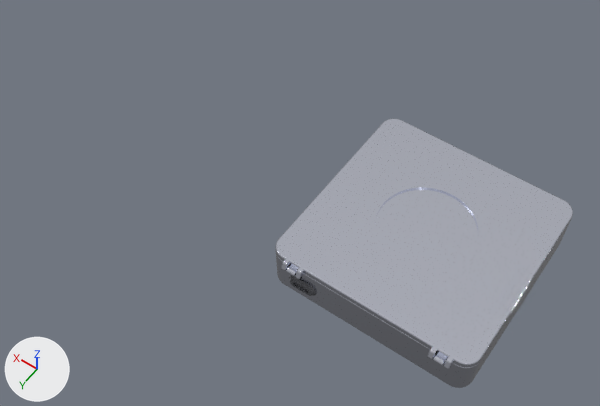
Renders of the glTF model Violin-v1.glb from each side of a commit.
Camera for both pictures: a 50 mm camera at (-0.09, 0.232, 0.352) aimed at (0.066, 0.014, 0.01). Lighting does not change. The marker at lower left points along +X, +Y and +Z. The picture after the commit comes second. Where no turn or scale is listed for an object, it has been applied to the vertices.

Objects in the first picture: 'Square-box_wire-Dw-Cover.005', 'Square-box_wire-Up-Cover.005' and 1 more.
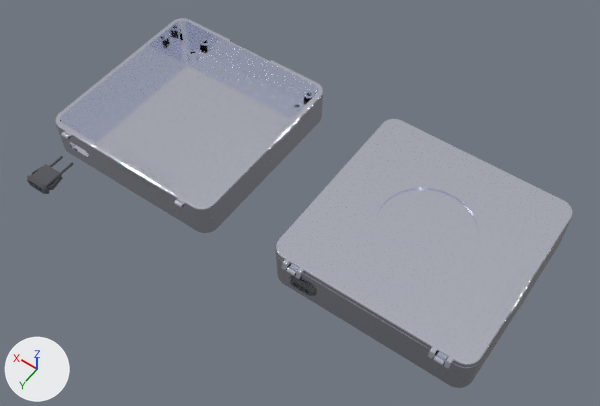
Boxes [x1, y1, x2, y2] around the edits, measured in the pictures (600 x 406 px):
'Square-box_wire-Dw-Cover.001', added: after [55, 18, 323, 233]
'TYPE C 2P.003', added: after [27, 156, 73, 194]

Diff of the bpy script that builds the scene:
```diff
--- a/Violin-v1.glb.py
+++ b/Violin-v1.glb.py
@@ ob_type_c_2p_003 @@
+ob_type_c_2p_003 = bpy.data.objects.new('TYPE C 2P.003', me_type_c_2p_mesh.copy())  # the mesh of ob_type_c_2p_002
+ob_type_c_2p_003.location = (0.185, 0.0853, 0.0113)
@@ ob_square_box_wire_dw_cover_001 @@
+ob_square_box_wire_dw_cover_001 = bpy.data.objects.new('Square-box_wire-Dw-Cover.001', me_square_box_wire_dw_cover_mesh_001.copy())  # the mesh of ob_square_box_wire_dw_cover_005
+ob_square_box_wire_dw_cover_001.location = (0.15, 0.0, 0.0223)
```
